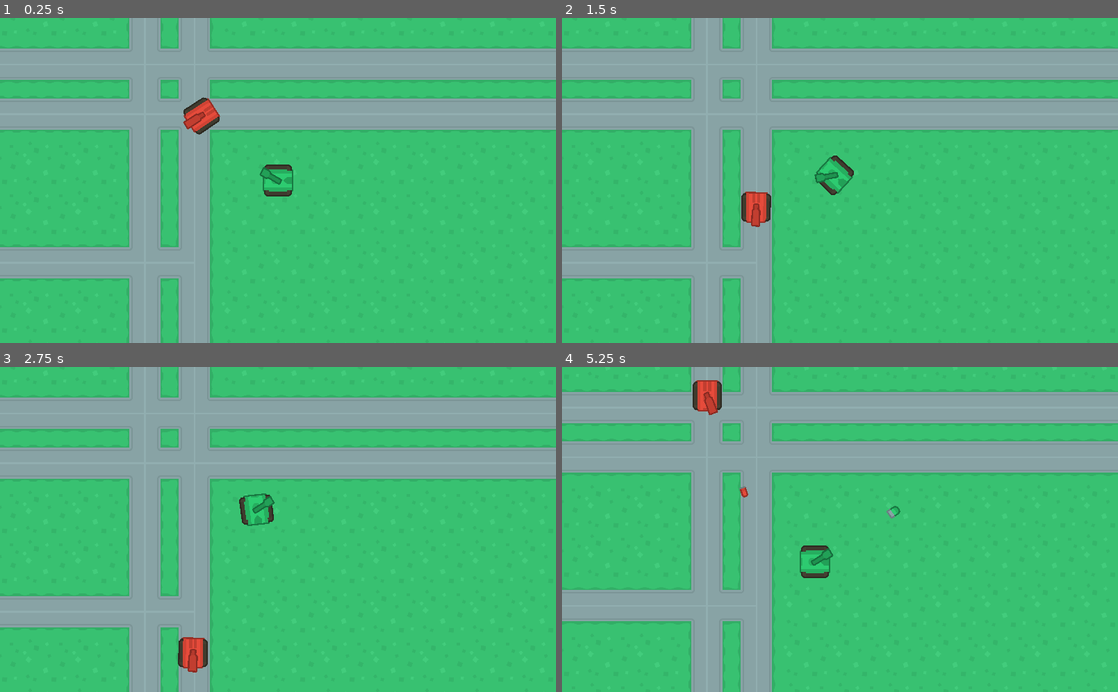
Above: before the commit, frames 1-4 (two rows, left to right).
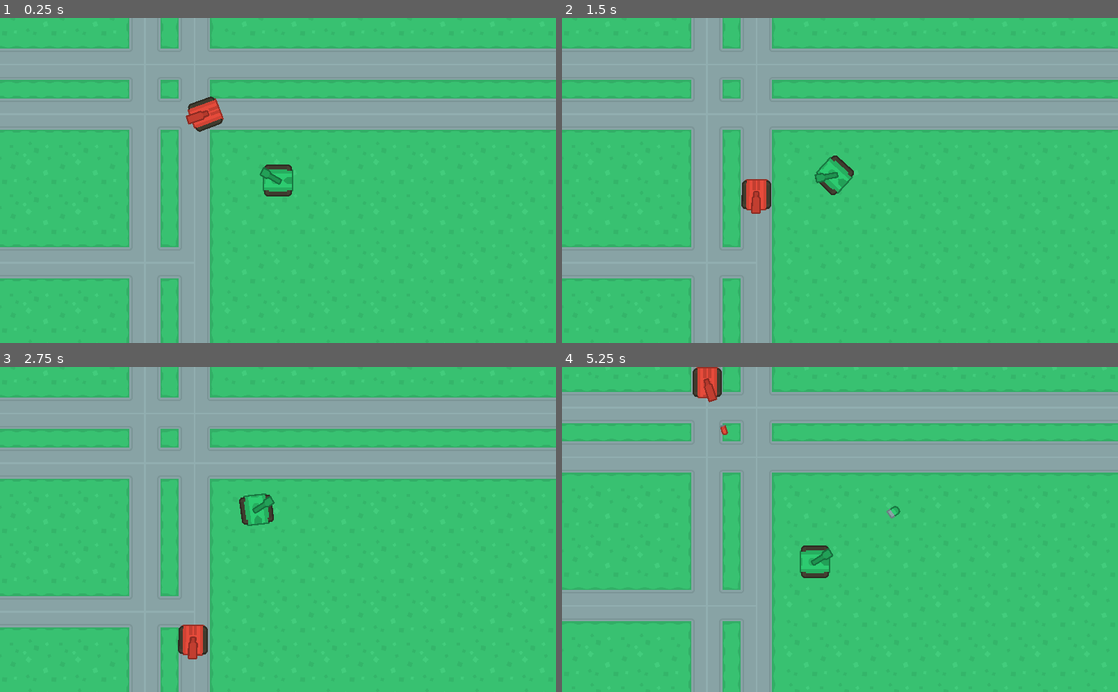
Above: after the commit, the same moments.

Repository: nukesz/game-development-godot
Game: Godot game, scene res://maps/Map01.tscn
Same seed, same stepped clock (60 frames per second), same inputs: the game is played once before the commit and once after it. The project has no main scene, so this scene is started directly.
Inputs (mouse positions are in pixels of both pictures, inside the frame that each line leads up to):
- Up to frame 1 (0.25 s): no input
- Up to frame 2 (1.5 s): move the mouse to (962, 164) at 0.52 s; hold D (turn_right) 0.53-1.28 s; click (962, 164) at 0.6 s; move the mouse to (728, 196) at 1.27 s; hold S (back) from 1.28 s (still down); click (728, 196) at 1.35 s
- Up to frame 3 (2.75 s): move the mouse to (333, 458) at 2.02 s; release S (back) at 2.03 s; hold D (turn_right) from 2.03 s (still down); click (333, 458) at 2.1 s
- Up to frame 4 (5.25 s): move the mouse to (812, 594) at 2.77 s; release D (turn_right) at 2.78 s; hold W (forward) 2.78-3.53 s; click (812, 594) at 2.85 s; move the mouse to (1006, 578) at 3.52 s; hold A (turn_left) 3.53-5.03 s; click (1006, 578) at 3.6 s; move the mouse to (673, 480) at 4.27 s; click (673, 480) at 4.35 s; move the mouse to (867, 529) at 5.02 s; hold S (back) from 5.03 s (still down); click (867, 529) at 5.1 s

The runs differ from the first frame. In frame 1, 0.3% of the frame differs, in the area x 32-41%, y 24-36%; in frame 2, 0.5%; in frame 3, 0.5%; in frame 4, 0.6%, in the area x 23-34%, y 0-41%.

Commit message:
Changed the lerp value on start

Diff:
--- a/KidsCanCode-TankBattle/tanks/EnemyTank.gd
+++ b/KidsCanCode-TankBattle/tanks/EnemyTank.gd
@@ -17,7 +17,7 @@
     if $LookAhead1.is_colliding() or $LookAhead2.is_colliding():
         speed = lerp(speed, 0, 0.1)
     else:
-        speed = lerp(speed, max_speed, 0.1)
+        speed = lerp(speed, max_speed, 0.05)
     if parent is PathFollow2D:
         parent.set_offset(parent.get_offset() + speed * delta)
         position = Vector2() # Relative to parent
